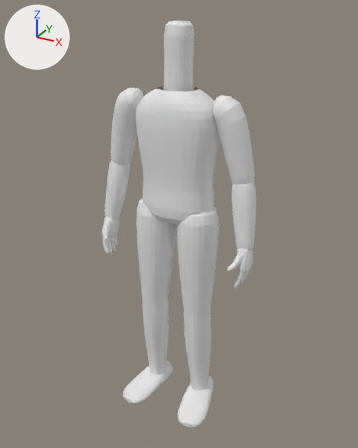
One commit to the glTF model models/base_m.glb: the scene before it, then after it.
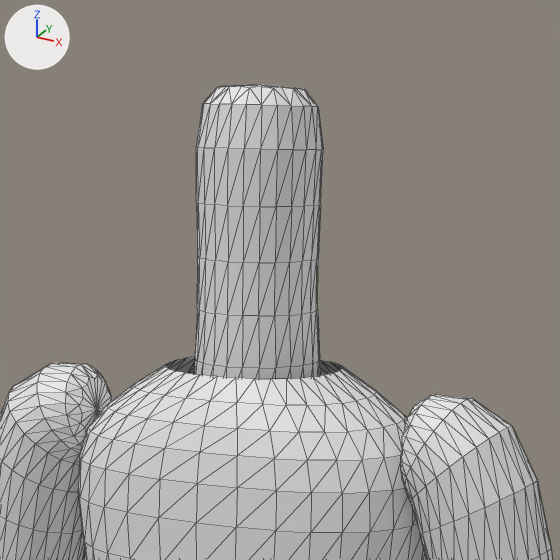
Each version is shown whole from a 50 mm camera at (0.847, -1.522, 1.603) aimed at (0.013, -0.006, 0.845), then close up on the part from 33% to 70% of the width and 0% to 30% of the height. Arrows for +X, +Y and +Z are at upper left; the lights stay in place. The last two pictures show the newer version. The close-ups show mesh edges as thin lines.

In view in the first close-up: 'armL1.skin.upperarmL.uarm', 'armR1.skin.upperarmR.uarm', 'body.skin.neck', 'body.skin.torso.torso'.
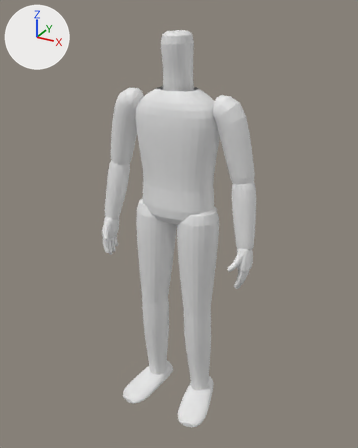
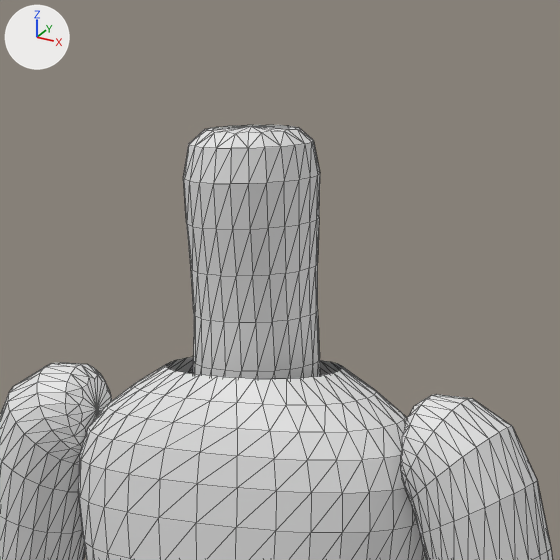
Location of each change, [x1, y1, x2, y2] in pixels of the close-ups (560 x 560 px):
'body.skin.neck', reshaped (7% wider, 14% shorter): before [194, 85, 323, 379]; after [183, 125, 321, 379]

The change, as a list of edits to the scene's bpy script:
```text
Change me_neck:
    used by ob_body_skin_neck; location = (0.0, 0.0, 0.0)
    remove me_neck.from_pydata(...)  # 193 vertices, 360 faces; spans x -0.055..0.055, y -0.039..0.069, z 1.31..1.56
    add me_neck.from_pydata(...)  # 193 vertices, 360 faces; spans x -0.055..0.055, y -0.056..0.067, z 1.309..1.53
    me_neck part 1: 187 of 193 vertices moved; they spanned x -0.052..0.052, y -0.039..0.069, z 1.31..1.56 and now span x -0.053..0.053, y -0.056..0.067, z 1.309..1.53; mean shift (0.0, -0.008, -0.012); largest move (-0.009, -0.015, 1.559) -> (-0.01, -0.038, 1.527)
```
